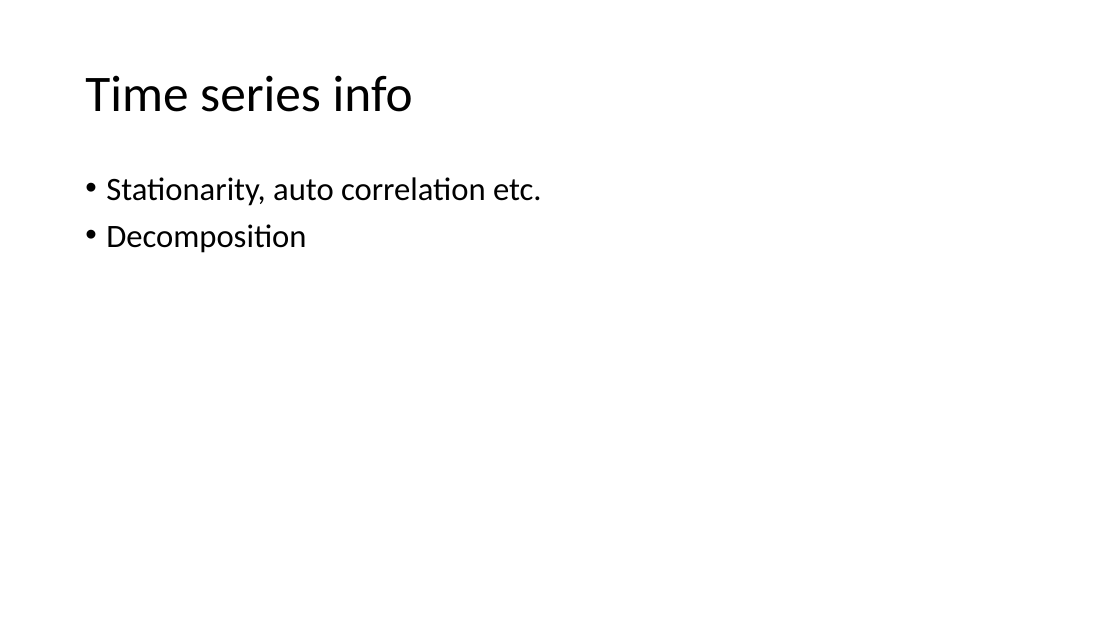
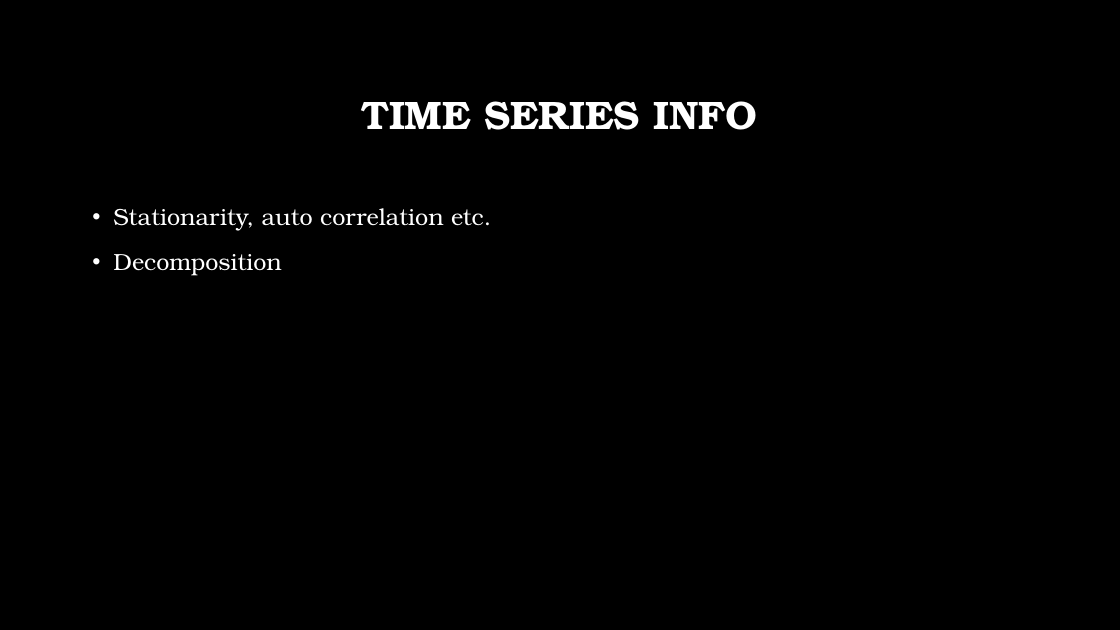
Before and after one commit to pratha19/Hourly_Energy_Consumption_Prediction, a slide deck: slide 9 of Capstone1_SDGE_ML.pptx (slide 6 before the commit). Drawn at 1120x630 pixels with LibreOffice and Linux fonts; fonts in the diff are those of the drawing; background and template pictures are left out. Boxes give left, top, right and bottom in pixels: in the first picture for what was removed or moved away, otherwise in the second. Text is boxed around its words. In the diff, an @@ line names an element or a change of style, - is before the commit and + after.

```diff
--- a/Capstone1_SDGE_ML.pptx
+++ b/Capstone1_SDGE_ML.pptx
@@ background #FFFFFF to picture (left out) @@
@@ title at [361, 101, 757, 130]: text changed; size 44 to 34 pt; font Calibri to TeX Gyre Bonum; text colour #000000 to #FFFFFF; bold on @@
-Time series info
+TIME SERIES INFO
@@ text "Stationarity, auto correlation etc.": place and size @@
-text "Stationarity, auto correlation etc." at [106, 177, 542, 253]
+text "Stationarity, auto correlation etc." at [113, 208, 491, 276]
@@ text "Stationarity, auto correlation etc." at [113, 208, 491, 276]: size 28 to 20 pt, font Calibri to TeX Gyre Bonum, text colour #000000 to #FFFFFF; line spacing 0.9 to 1.2 @@
```
Also in this commit, not shown: 11 other slides changed, 6 slides added, 3 slides removed, 1 other file.
